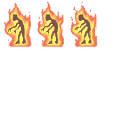
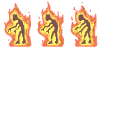
Two versions of the same layered image (w=128, h=128). Layer-by-layer changes:
painted on "Layer 6" over [73, 7, 96, 45]
painted on "Layer 5" over [39, 10, 63, 46]
painted on "Layer 4" over [10, 8, 29, 46]
